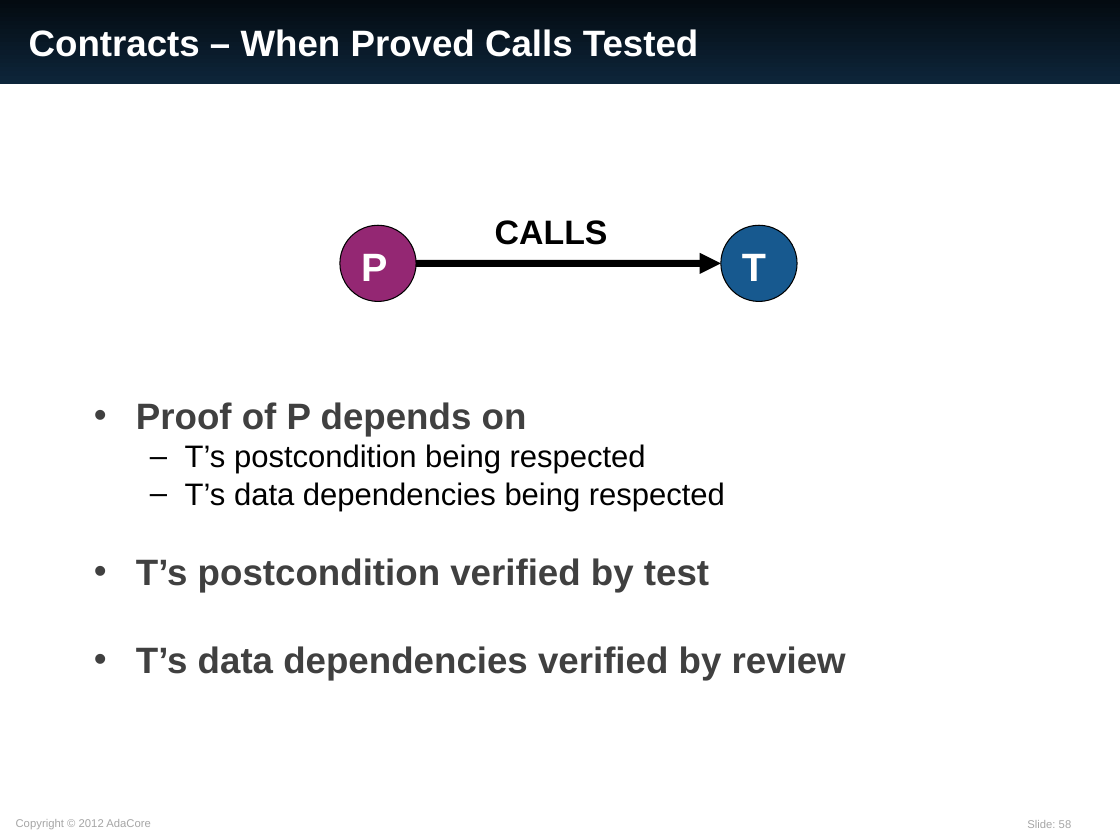
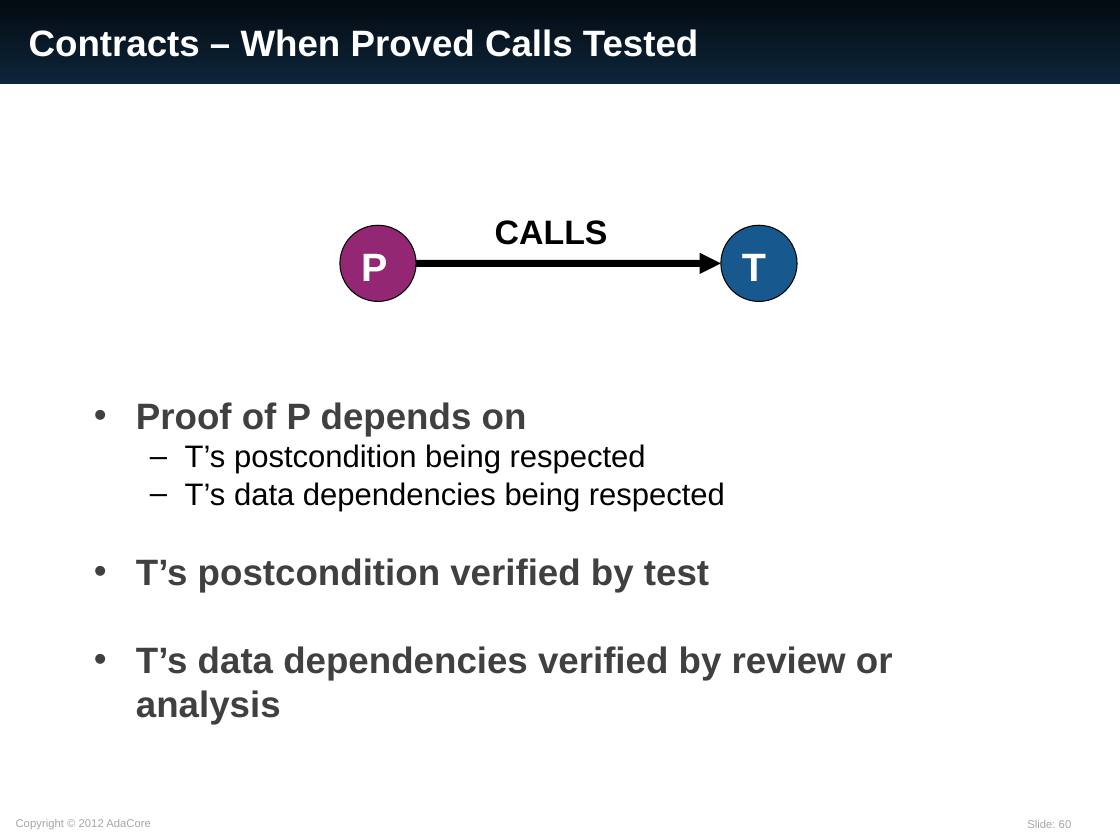
Before and after one commit to AdaCore/spark2014, a slide deck: slide 60 of slides/EASA_20160309/SPARK_2014.ppt (slide 58 before the commit). Drawn at 1120x840 pixels with LibreOffice and Linux fonts; fonts in the diff are those of the drawing. Boxes give left, top, right and bottom in pixels: in the first picture for what was removed or moved away, otherwise in the second. Text is boxed around its words. In the diff, an @@ line names an element or a change of style, - is before the commit and + after.

```diff
--- a/slides/EASA_20160309/SPARK_2014.ppt
+++ b/slides/EASA_20160309/SPARK_2014.ppt
@@ text at [136, 646, 893, 724]: text changed @@
-• T’s data dependencies verified by review
+• T’s data dependencies verified by review or analysis
```
Also in this commit, not shown: 9 other slides changed, 3 slides added.
